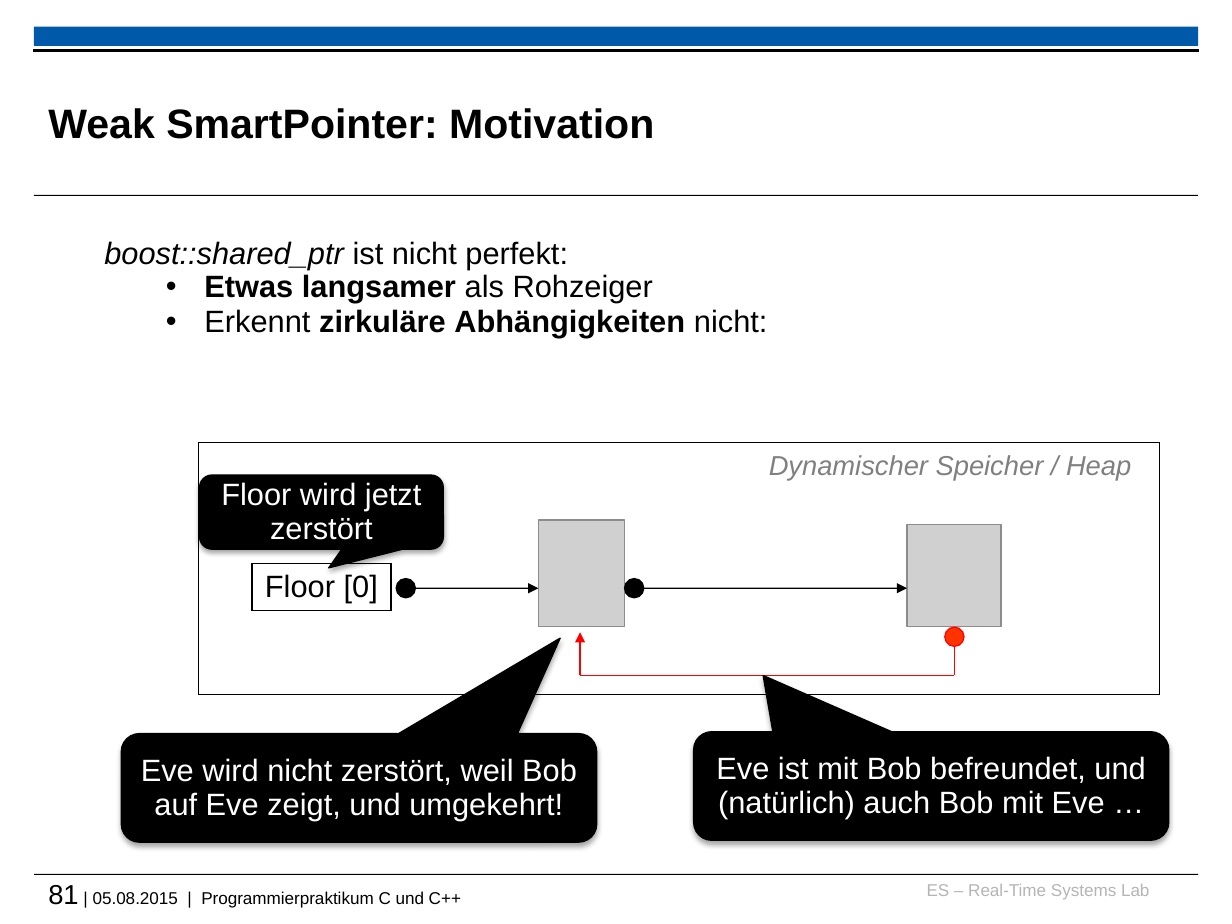
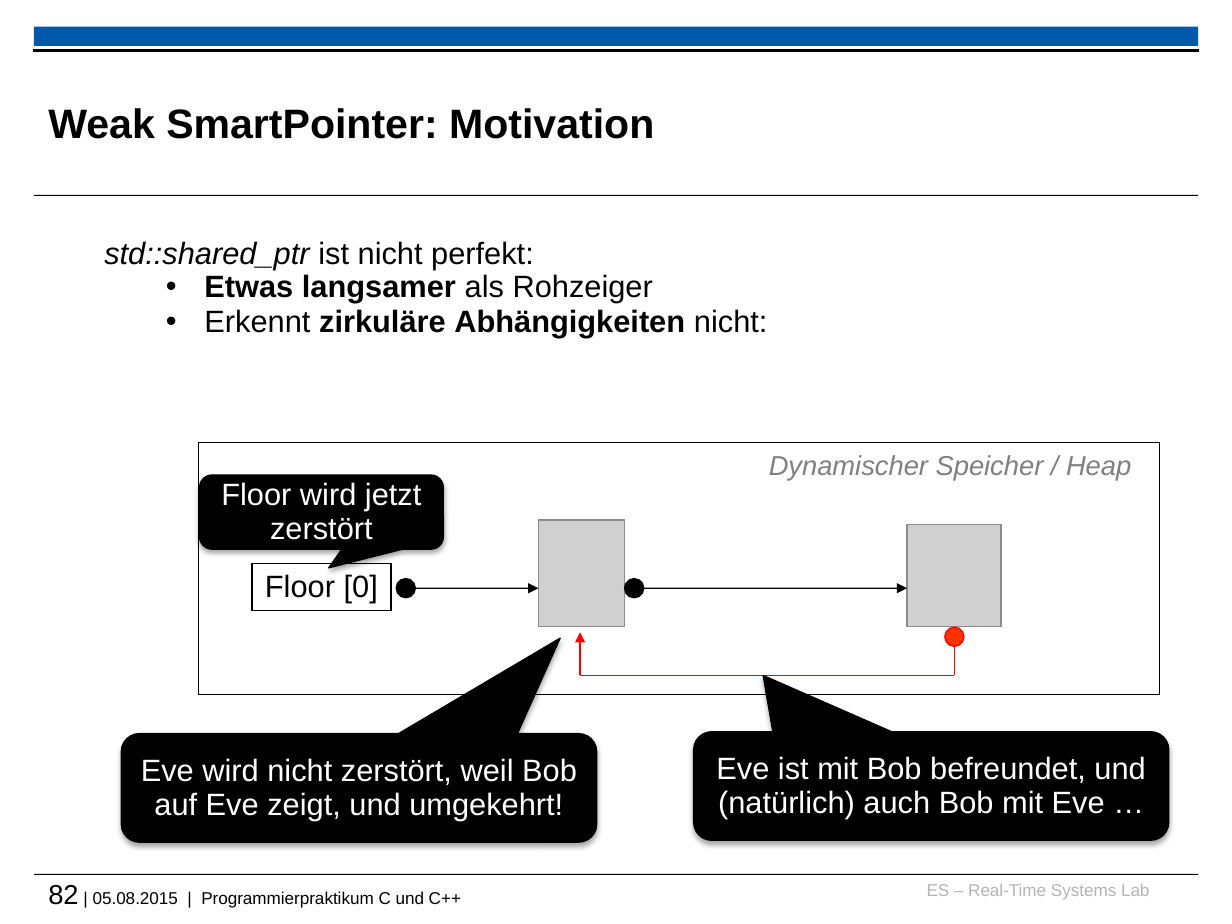
Before and after one commit to h82k/tud-cppp, a slide deck: slide 82 of vorlesung/cppp_lecture.pptx (slide 81 before the commit). Drawn at 1232x924 pixels with LibreOffice and Linux fonts; fonts in the diff are those of the drawing; grey boxes stand for pictures; background and template pictures are left out. Boxes give left, top, right and bottom in pixels: in the first picture for what was removed or moved away, otherwise in the second. Text is boxed around its words. In the diff, an @@ line names an element or a change of style, - is before the commit and + after.

```diff
--- a/vorlesung/cppp_lecture.pptx
+++ b/vorlesung/cppp_lecture.pptx
@@ text at bbox=[104, 241, 534, 269]: text changed; italic off @@
-boost::shared_ptr ist nicht perfekt:
+std::shared_ptr ist nicht perfekt:
@@ text at bbox=[48, 885, 461, 908]: text changed @@
-81 | 05.08.2015 | Programmierpraktikum C und C++
+82 | 05.08.2015 | Programmierpraktikum C und C++
```
Also in this commit, not shown: 54 other slides changed, 2 slides added, 1 slide removed.
